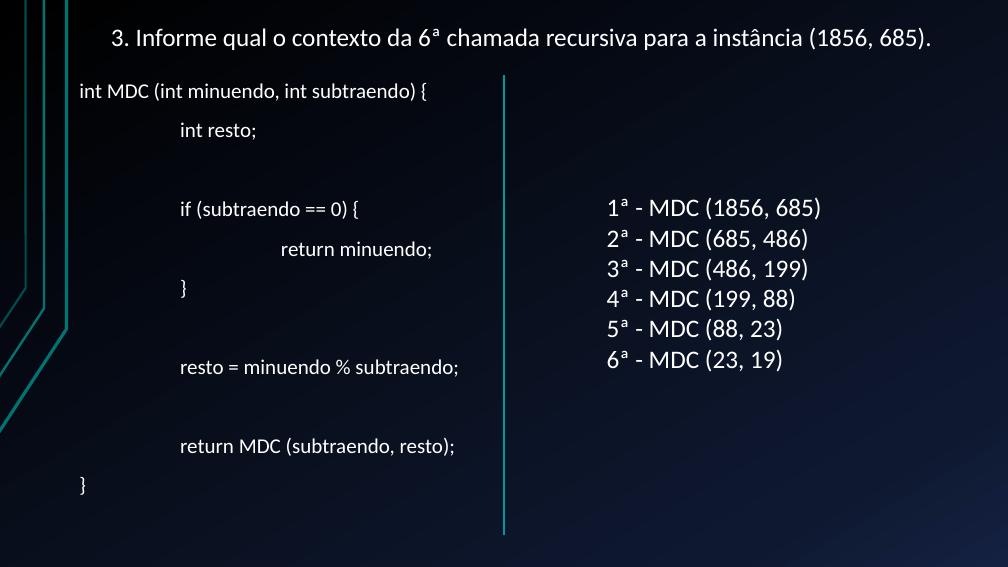
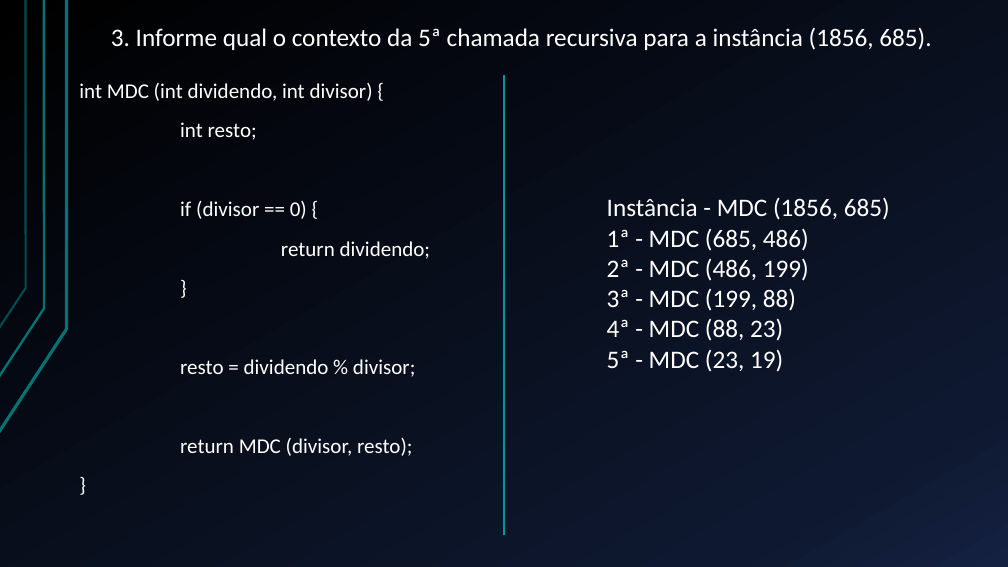
Before and after one commit to EwertonQueiroz/PEAlg-AulaPratica, a slide deck: slide 4 of Exercicio - Resolução.pptx. Drawn at 1008x567 pixels with LibreOffice and Linux fonts; fonts in the diff are those of the drawing. Boxes give left, top, right and bottom in pixels: in the first picture for what was removed or moved away, otherwise in the second. Text is boxed around its words. In the diff, an @@ line names an element or a change of style, - is before the commit and + after.

```diff
--- a/Exercicio - Resolução.pptx
+++ b/Exercicio - Resolução.pptx
@@ title at [111, 27, 931, 50]: text changed @@
-3. Informe qual o contexto da 6ª chamada recursiva para a instância (1856, 685).
+3. Informe qual o contexto da 5ª chamada recursiva para a instância (1856, 685).
@@ text at [79, 83, 373, 101]: text changed @@
-int MDC (int minuendo, int subtraendo) {
+int MDC (int dividendo, int divisor) {
@@ text at [180, 201, 430, 259]: text changed @@
-if (subtraendo == 0) {
-return minuendo;
+if (divisor == 0) {
+return dividendo;
@@ text at [607, 197, 890, 372]: text changed @@
-1ª - MDC (1856, 685)
-2ª - MDC (685, 486)
-3ª - MDC (486, 199)
-4ª - MDC (199, 88)
-5ª - MDC (88, 23)
-6ª - MDC (23, 19)
+Instância - MDC (1856, 685)
+1ª - MDC (685, 486)
+2ª - MDC (486, 199)
+3ª - MDC (199, 88)
+4ª - MDC (88, 23)
+5ª - MDC (23, 19)
@@ text at [180, 359, 415, 456]: text changed @@
-resto = minuendo % subtraendo;
-return MDC (subtraendo, resto);
+resto = dividendo % divisor;
+return MDC (divisor, resto);
```
Also in this commit, not shown: 1 other slide changed, 7 other files.
